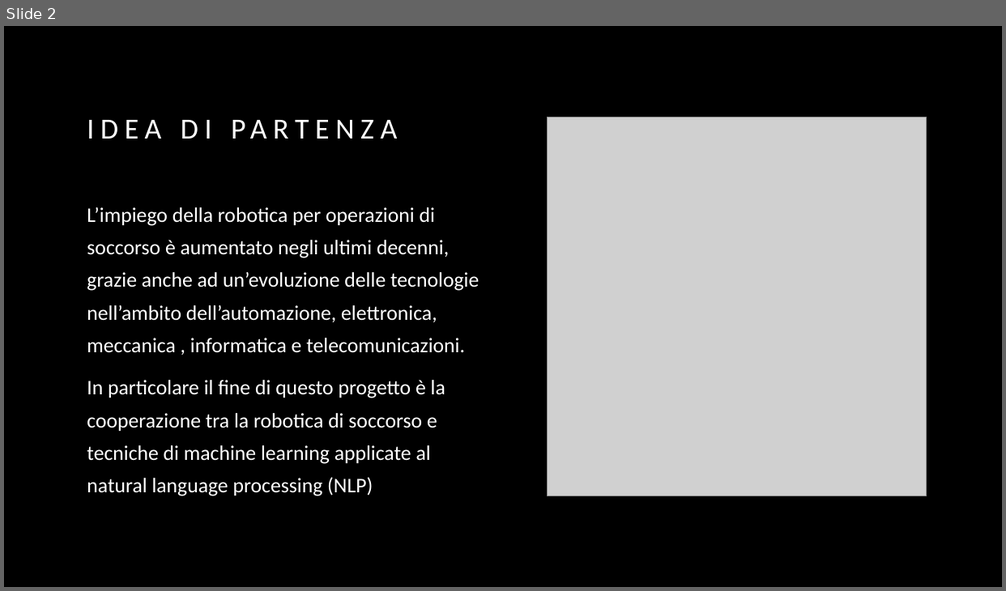
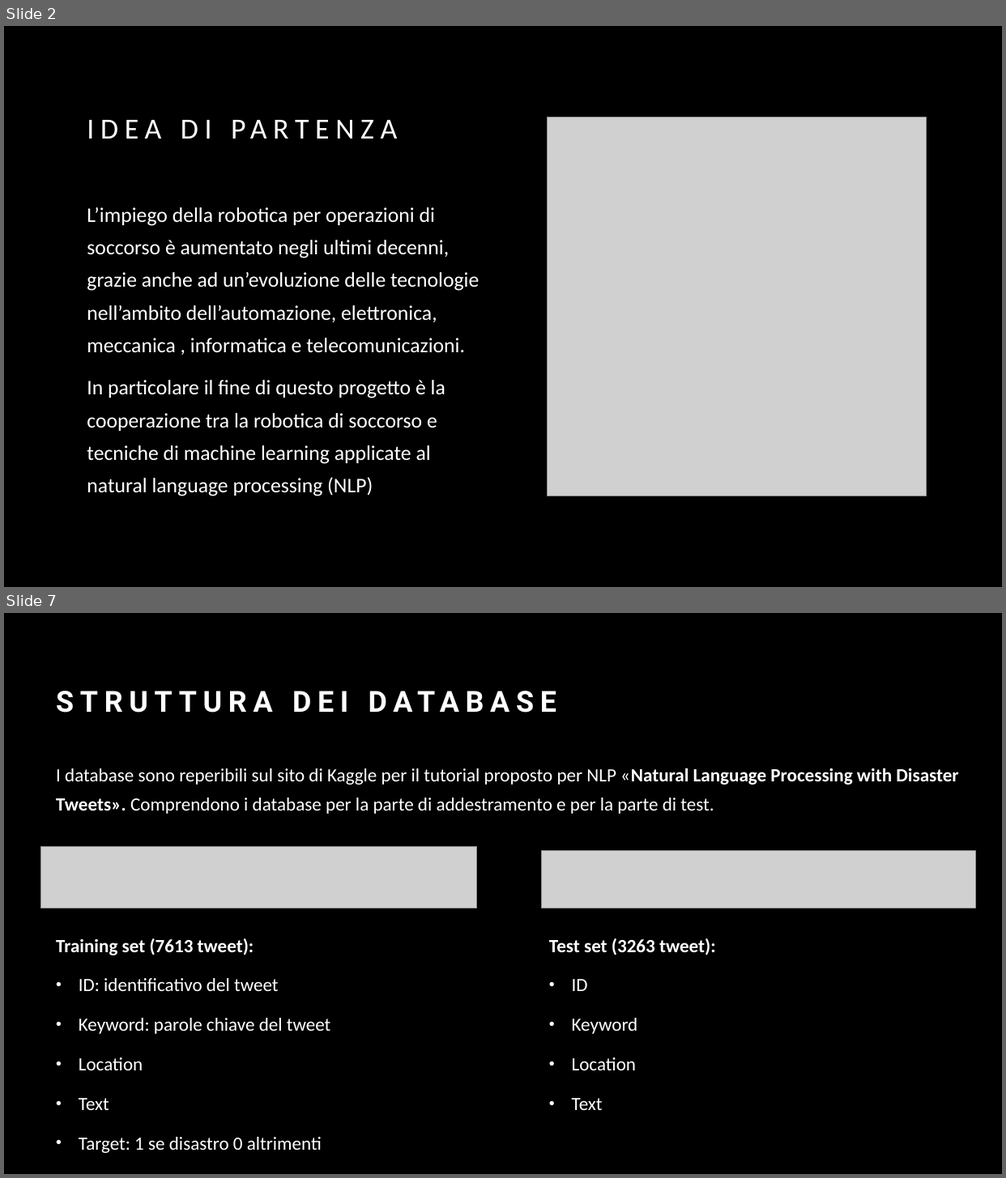
Before and after one commit to AlessioRoda/MachineLearning, a slide deck: Natural Language Processing with Disaster Tweets.pptx. Shown one above the other, each under a label of ours: slide 2 before the commit, slides 2 and 7 after it; the slides between them are not shown. The pictures are 1006x591 and 1006x1178 pixels, drawn with LibreOffice and Linux fonts; fonts in the diff are those of the drawing; grey boxes stand for pictures. Boxes give left, top, right and bottom in pixels: in the first picture for what was removed or moved away, otherwise in the second. Text is boxed around its words. In the diff, an @@ line names an element or a change of style, - is before the commit and + after.

```diff
--- a/Natural Language Processing with Disaster Tweets.pptx
+++ b/Natural Language Processing with Disaster Tweets.pptx
@@ slide 7 added at (x1=4, y1=613, x2=1002, y2=1174), background #000000 @@
@@ text added at (x1=56, y1=768, x2=958, y2=814), 18 pt, text #FFFFFF @@
+I database sono reperibili sul sito di Kaggle per il tutorial proposto per NLP «Natural Language Processing with Disaster Tweets». Comprendono i database per la parte di addestramento e per la parte di test.
@@ title added at (x1=65, y1=769, x2=134, y2=781), 28 pt, text #FFFFFF, bold @@
+STRUTTURA DEI DATABASE
@@ picture added at (x1=41, y1=846, x2=477, y2=908) @@
@@ picture added at (x1=542, y1=851, x2=976, y2=908) @@
@@ text added at (x1=56, y1=939, x2=331, y2=1153), 18 pt, text #FFFFFF @@
+Training set (7613 tweet):
+• ID: identificativo del tweet
+• Keyword: parole chiave del tweet
+• Location
+• Text
+• Target: 1 se disastro 0 altrimenti
@@ text added at (x1=549, y1=939, x2=716, y2=1110), 18 pt, text #FFFFFF @@
+Test set (3263 tweet):
+• ID
+• Keyword
+• Location
+• Text
```
Also in this commit, not shown: 1 slide changed, 6 other slides added, 1 slide removed, 1 other file.
